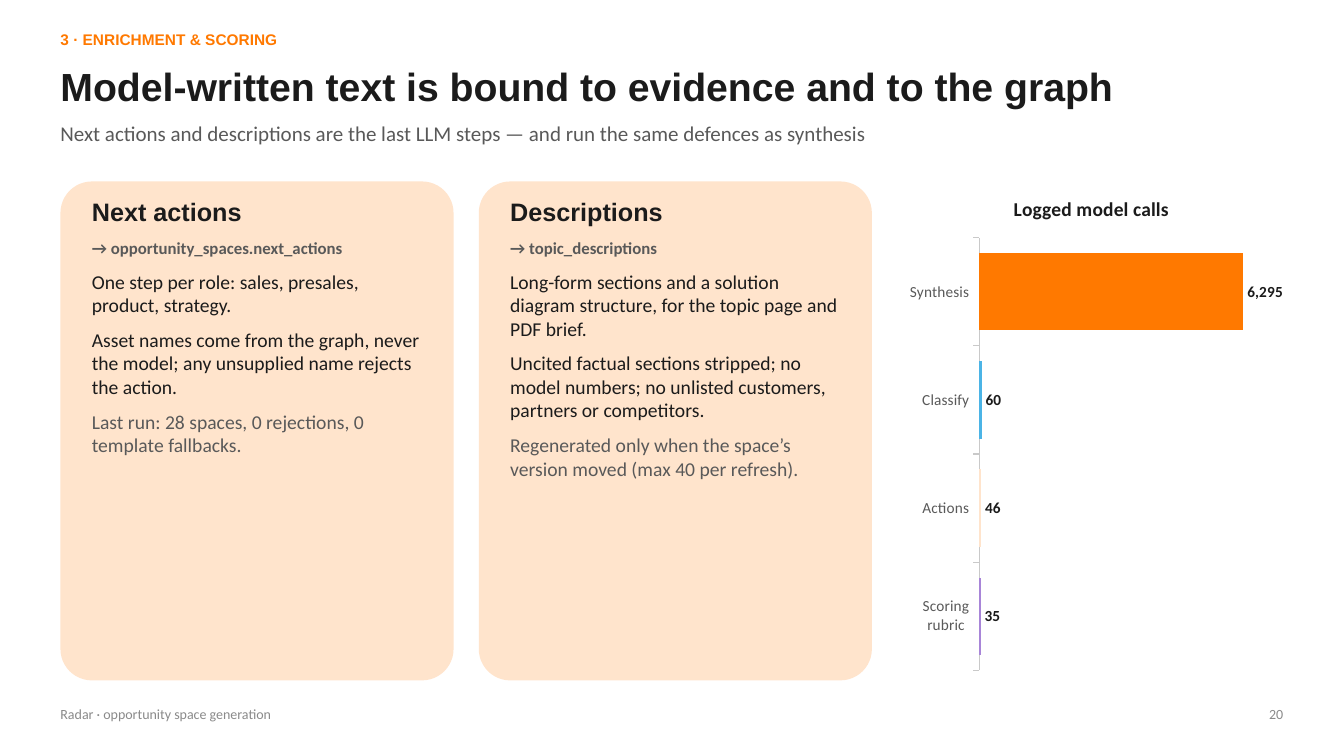
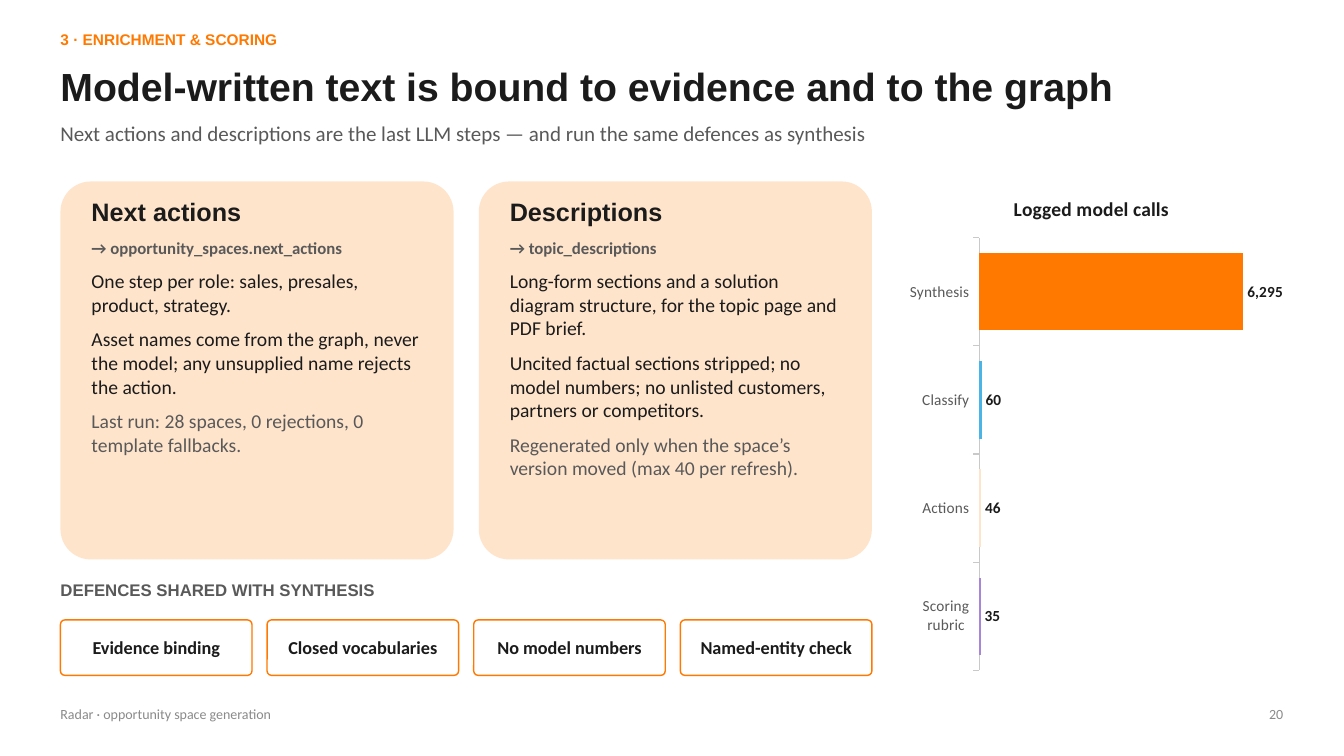
Before and after one commit to stepvda/orange_merge, a slide deck: slide 20 of docs/generation.pptx. Drawn at 1344x756 pixels with LibreOffice and Linux fonts; fonts in the diff are those of the drawing. Boxes give left, top, right and bottom in pixels: in the first picture for what was removed or moved away, otherwise in the second. Text is boxed around its words. In the diff, an @@ line names an element or a change of style, - is before the commit and + after.

```diff
--- a/docs/generation.pptx
+++ b/docs/generation.pptx
@@ rounded rectangle "Next actions" resized from (x1=60, y1=181, x2=454, y2=681) to (x1=60, y1=181, x2=454, y2=560) @@
@@ rounded rectangle "Descriptions" resized from (x1=479, y1=181, x2=872, y2=681) to (x1=479, y1=181, x2=872, y2=560) @@
@@ text added at (x1=60, y1=584, x2=374, y2=596), 12 pt, text #595959, bold @@
+DEFENCES SHARED WITH SYNTHESIS
@@ rounded rectangle added at (x1=60, y1=620, x2=252, y2=676), fill #FFFFFF, outline #FF7900 1 pt, 13 pt, text #1B1B1B, bold @@
+Evidence binding
@@ rounded rectangle added at (x1=267, y1=620, x2=459, y2=676), fill #FFFFFF, outline #FF7900 1 pt, 13 pt, text #1B1B1B, bold @@
+Closed vocabularies
@@ rounded rectangle added at (x1=474, y1=620, x2=665, y2=676), fill #FFFFFF, outline #FF7900 1 pt, 13 pt, text #1B1B1B, bold @@
+No model numbers
@@ rounded rectangle added at (x1=681, y1=620, x2=872, y2=676), fill #FFFFFF, outline #FF7900 1 pt, 13 pt, text #1B1B1B, bold @@
+Named-entity check
```
Also in this commit, not shown: 9 other slides changed, 2 other files.
